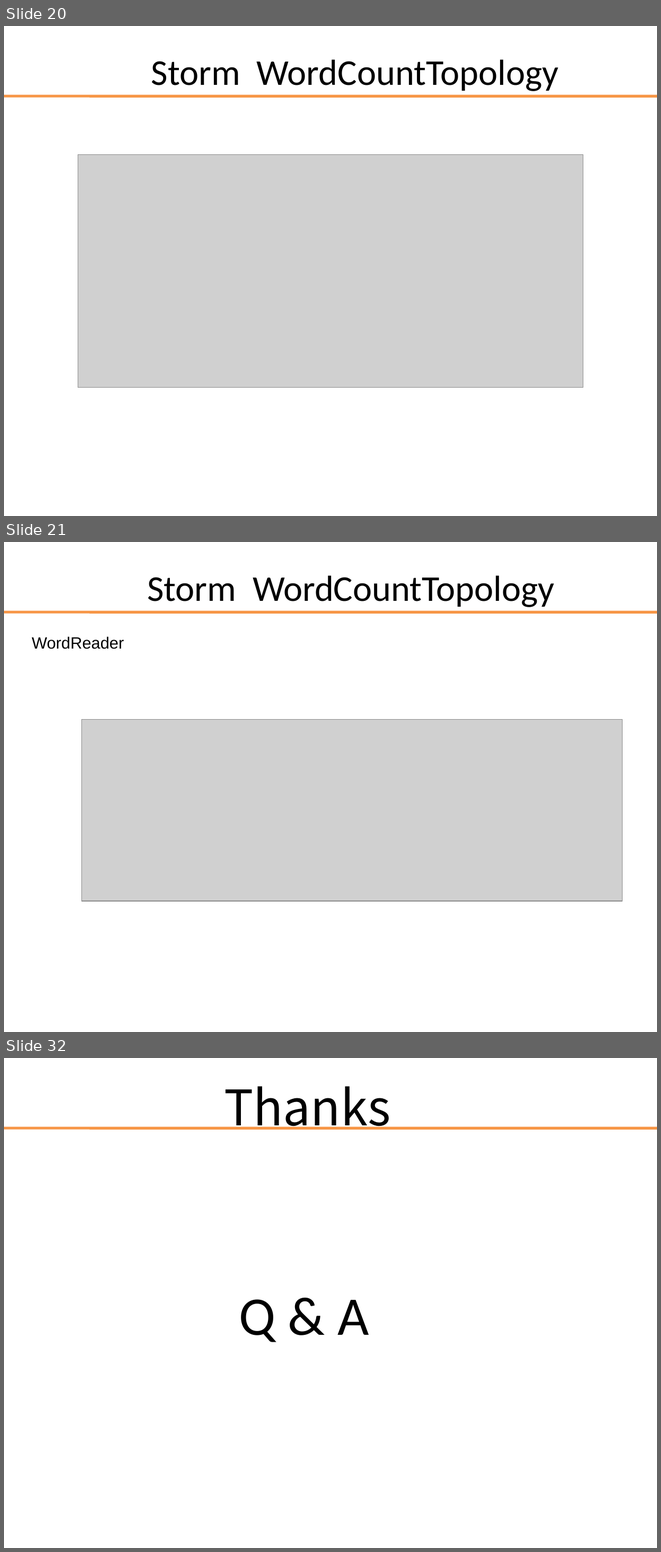
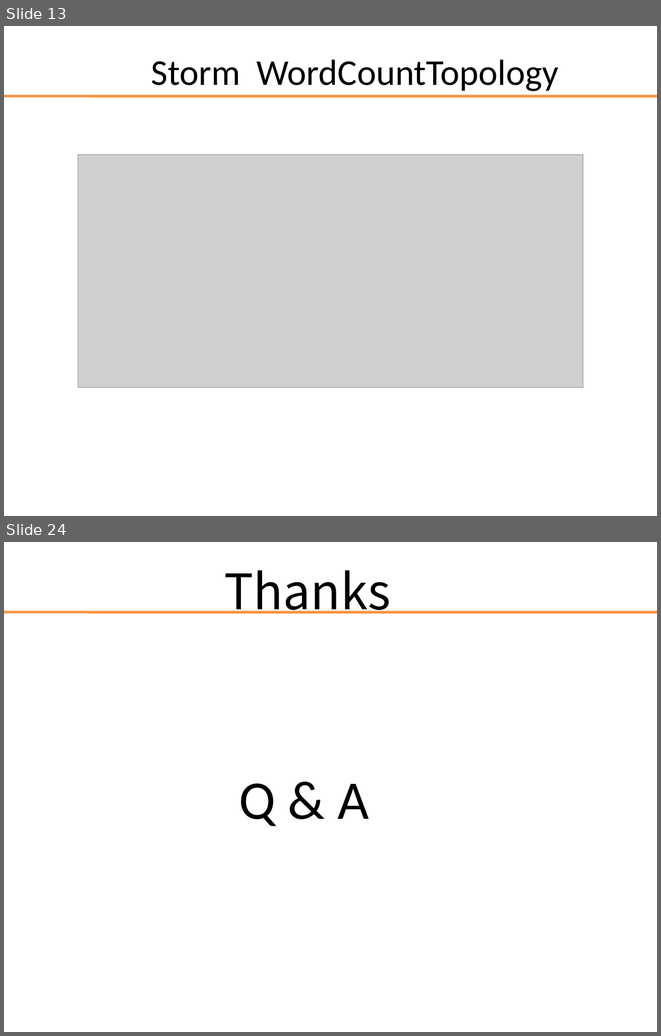
Before and after one commit to darionyaphets/darion_example, a slide deck: source/storm/storm_source.ppt. Shown one above the other, each under a label of ours: slides 20, 21 and 32 before the commit, slides 13 and 24 after it; the slides between them are not shown. The pictures are 661x1552 and 661x1036 pixels, drawn with LibreOffice and Linux fonts; fonts in the diff are those of the drawing; grey boxes stand for pictures; background and template pictures are left out. Boxes give left, top, right and bottom in pixels: in the first picture for what was removed or moved away, otherwise in the second. Text is boxed around its words. In the diff, an @@ line names an element or a change of style, - is before the commit and + after.

Commit message:
update 4 storm ppt

```diff
--- a/source/storm/storm_source.ppt
+++ b/source/storm/storm_source.ppt
@@ slide 21 removed at (x1=4, y1=542, x2=657, y2=1032), background picture (left out); not listed: 1 template element that a slide beside it also shows @@
@@ title removed at (x1=147, y1=575, x2=555, y2=607) @@
-Storm WordCountTopology
@@ text removed at (x1=32, y1=636, x2=124, y2=649) @@
-WordReader
@@ picture removed at (x1=82, y1=720, x2=623, y2=901) @@
@@ what was slide 20 is now slide 13 @@
@@ what was slide 32 is now slide 24 @@
```
Also in this commit, not shown: 7 slides changed, 8 slides added, 15 other slides removed.
